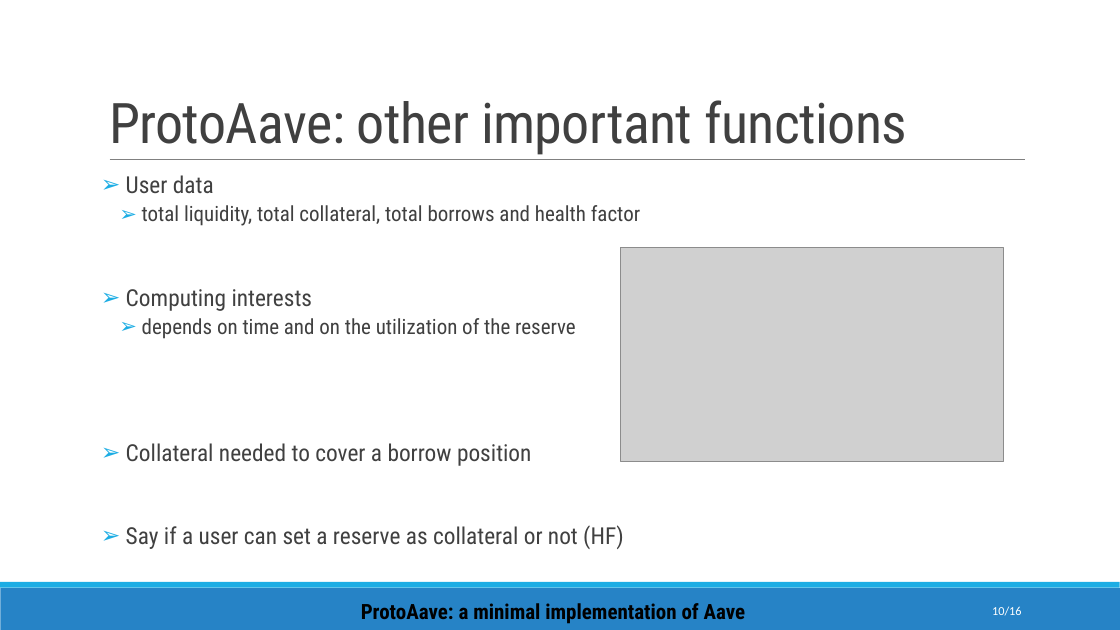
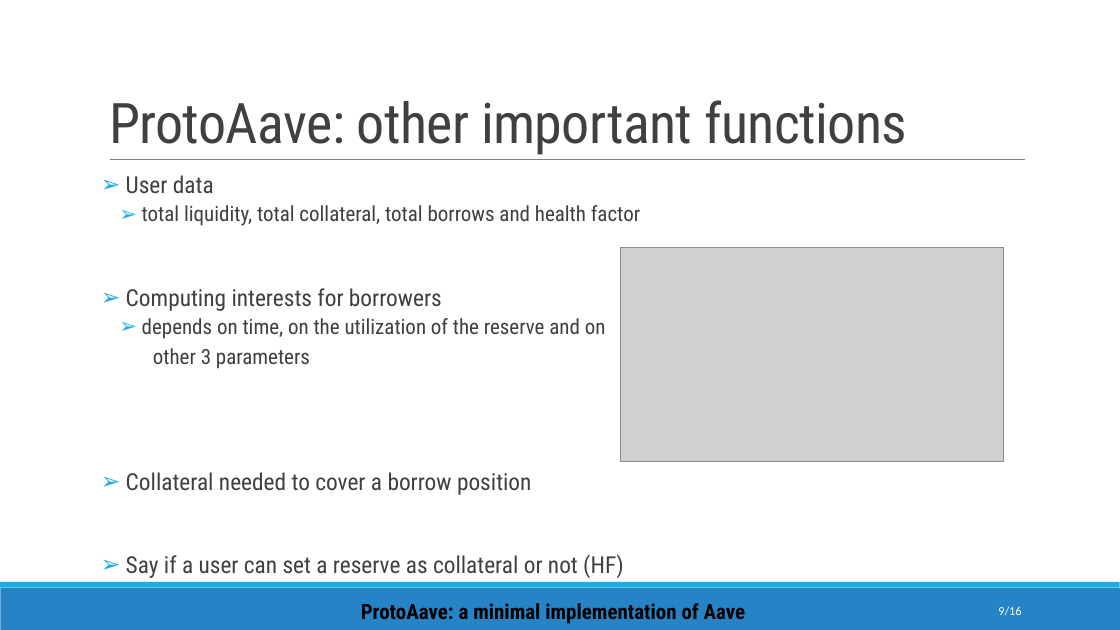
Before and after one commit to enricopiseddu/lendingPool, a slide deck: slide 9 of presentation.pptx (slide 10 before the commit). Drawn at 1120x630 pixels with LibreOffice and Linux fonts; fonts in the diff are those of the drawing; grey boxes stand for pictures. Boxes give left, top, right and bottom in pixels: in the first picture for what was removed or moved away, otherwise in the second. Text is boxed around its words. In the diff, an @@ line names an element or a change of style, - is before the commit and + after.

Commit message:
update pptx

```diff
--- a/presentation.pptx
+++ b/presentation.pptx
@@ text at [126,288,606,369]: text changed @@
-➢ Computing interests
-  ➢ depends on time and on the utilization of the reserve
+➢ Computing interests for borrowers
+  ➢ depends on time, on the utilization of the reserve and on
+  other 3 parameters
@@ page number at [998,606,1021,616]: text changed @@
-10/16
+9/16
```
Also in this commit, not shown: 1 other slide changed.
